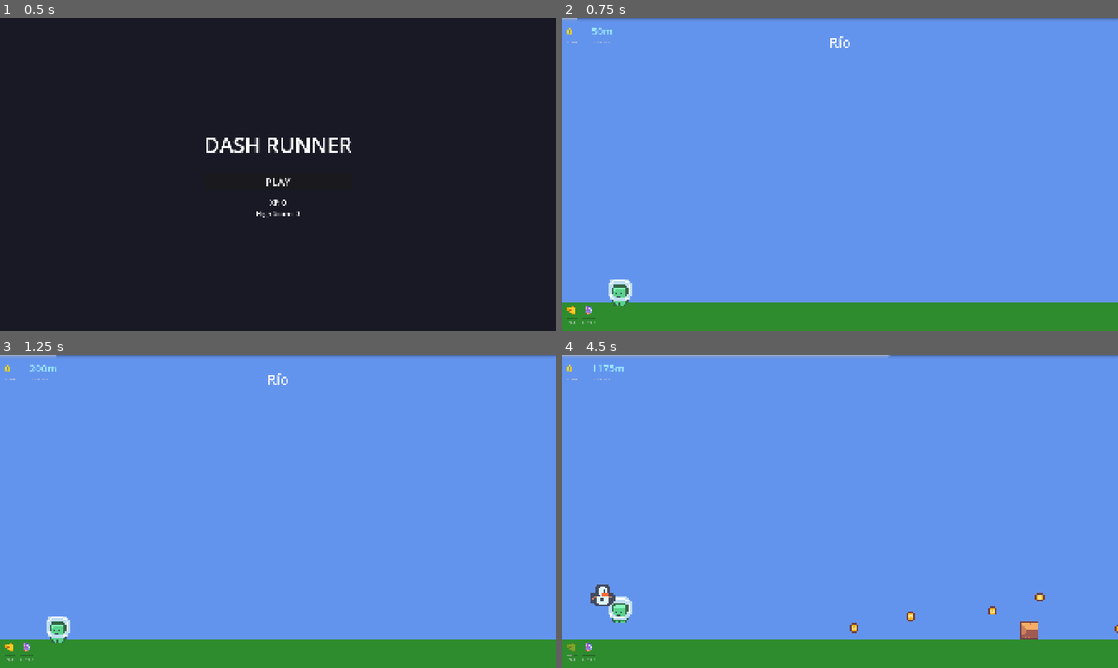
Above: before the commit, frames 1-4 (two rows, left to right).
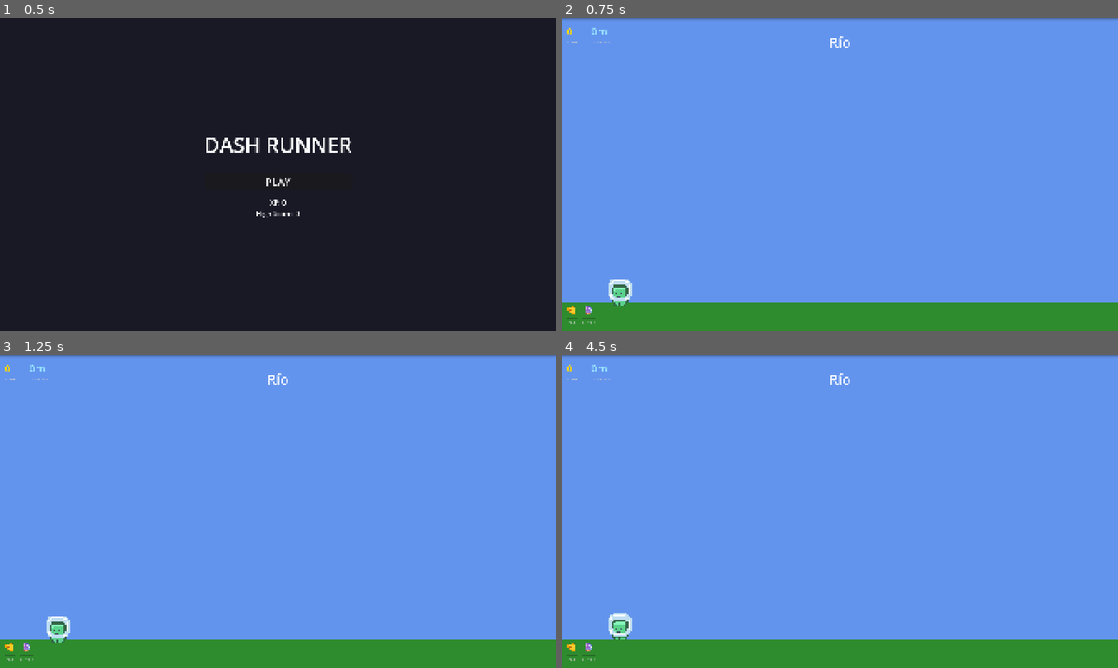
Above: after the commit, the same moments.

Repository: neoasistant-bot/runner-godot
Game: Godot game, scene res://scenes/main_menu.tscn
Two runs of this game, one before a commit and one after it. Both use one fixed random seed, a clock stepped at 60 frames per second and the inputs below.
Inputs (mouse positions are in pixels of both pictures, inside the frame that each line leads up to):
- Up to frame 1 (0.5 s): no input
- Up to frame 2 (0.75 s): click "PLAY" at 0.5 s
- Up to frame 3 (1.25 s): no input
- Up to frame 4 (4.5 s): tap Enter at 1.25 s; move the mouse to (962, 495) at 1.27 s; hold Z (melee_attack) 1.28-2.03 s; hold D (move_right) 1.28-2.78 s; click (962, 495) at 1.42 s; tap W (move_up) at 1.52, 2.27, 3.77 s; move the mouse to (728, 527) at 2.02 s; tap X (ranged_attack) at 2.1, 3.6 s; move the mouse to (895, 442) at 2.77 s; hold A (move_left) 2.78-3.53 s; hold Z (melee_attack) 2.78-3.53 s; move the mouse to (812, 574) at 3.52 s; hold D (move_right) from 3.53 s (still down); click (812, 574) at 3.67 s; move the mouse to (1006, 558) at 4.27 s; hold Z (melee_attack) from 4.28 s (still down)

Frame 1 is identical in both runs. In frame 2, less than 0.1% of the frame differs, in the area x 0-9%, y 0-6%; in frame 3, 0.1%; in frame 4, 1.5%, in the area x 0-100%, y 0-97%.
Error after the commit: Parse Error: Identifier "MELEE_RANGE" not declared in the current scope. (res://scripts/combat_controller.gd:117)

Commit message:
fix(bugs): melee apunta hacia enemigos, salto más rápido, enemies spawnan antes
- Bug1: melee offset usa -scroll_direction (hacia donde vienen los enemigos)
- Bug2: GRAVITY 1400→2200, JUMP -580→-780 para respuesta más rápida
- Bug3: spawn interval 4s→2.5s, delay inicial 3s→1s, thresholds XP menores

Diff:
--- a/scripts/combat_controller.gd
+++ b/scripts/combat_controller.gd
@@ -109,21 +109,16 @@
 func _spawn_melee_attack() -> void:
 	var attack: MeleeAttack = melee_attack_scene.instantiate()
 
-	# Position in front of player based on direction
-	var offset := Vector2(60, 0)
+	# Los enemigos vienen en dirección OPUESTA al scroll → atacar hacia allí
+	var enemy_dir: Vector2 = Vector2.RIGHT
 	if _level_data:
-		if _level_data.scroll_direction.x < 0:
-			offset = Vector2(60, 0)  # Facing right
-		elif _level_data.scroll_direction.x > 0:
-			offset = Vector2(-60, 0)  # Facing left
-			attack.scale.x = -1
-		elif _level_data.scroll_direction.y < 0:
-			offset = Vector2(0, 60)  # Facing down
-			attack.rotation_degrees = 90
-		else:
-			offset = Vector2(0, -60)  # Facing up
-			attack.rotation_degrees = -90
+		enemy_dir = -_level_data.scroll_direction.normalized()
 
+	var range_val: float = MELEE_RANGE * (1.8 if PowerUpManager.is_active("big_sword") else 1.0)
+	var offset: Vector2 = enemy_dir * range_val * 0.4
+
+	# Rotar hitbox para que mire hacia los enemigos
+	attack.rotation = enemy_dir.angle()
 	attack.position = _player.position + offset
 	_player.get_parent().add_child(attack)
 
@@ -131,7 +126,7 @@
 	var projectile: Projectile = projectile_scene.instantiate()
 	projectile.position = _player.position
 
-	# Direction based on scroll (shoot towards where enemies come from)
+	# Disparar hacia donde vienen los enemigos (opuesto al scroll)
 	if _level_data:
 		projectile.direction = -_level_data.scroll_direction.normalized()
 	else:
--- a/scripts/enemy_spawner.gd
+++ b/scripts/enemy_spawner.gd
@@ -9,12 +9,12 @@
 var _level_data: LevelData
 var _viewport_size: Vector2
 var _spawn_timer: float = 0.0
-var _initial_delay: float = 3.0  # No spawns for first 3 seconds
+var _initial_delay: float = 1.0  # Delay inicial reducido
 var _running: bool = false
 
 # Spawn frequency decreases (faster) with difficulty
-var _base_spawn_interval: float = 4.0
-var _min_spawn_interval: float = 1.5
+var _base_spawn_interval: float = 2.5
+var _min_spawn_interval: float = 1.0
 
 func configure(data: LevelData) -> void:
 	_level_data = data
--- a/scripts/game_manager.gd
+++ b/scripts/game_manager.gd
@@ -26,7 +26,7 @@
 var levels_completed: int = 0
 var _current_phase: int = DifficultyPhase.OBSTACLES_ONLY
 
-const PHASE_THRESHOLDS: Array[int] = [0, 10, 25, 60, 150, 300]
+const PHASE_THRESHOLDS: Array[int] = [0, 5, 10, 30, 80, 200]
 
 func _ready() -> void:
 	load_data()
--- a/scripts/player.gd
+++ b/scripts/player.gd
@@ -1,8 +1,8 @@
 extends CharacterBody2D
 
 # Movement tuning - V1-01 Polish
-const GRAVITY_FORCE: float = 1400.0  # Increased for snappier feel
-const JUMP_VELOCITY: float = -580.0  # Adjusted for new gravity
+const GRAVITY_FORCE: float = 2200.0  # Más gravity = caída más rápida
+const JUMP_VELOCITY: float = -780.0  # Más fuerza para compensar gravity
 const CROUCH_DURATION: float = 0.6   # Shorter crouch for better gameplay
 const COYOTE_TIME: float = 0.1       # Grace period for jump after leaving ground
 const JUMP_BUFFER_TIME: float = 0.15 # Buffer for early jump input
